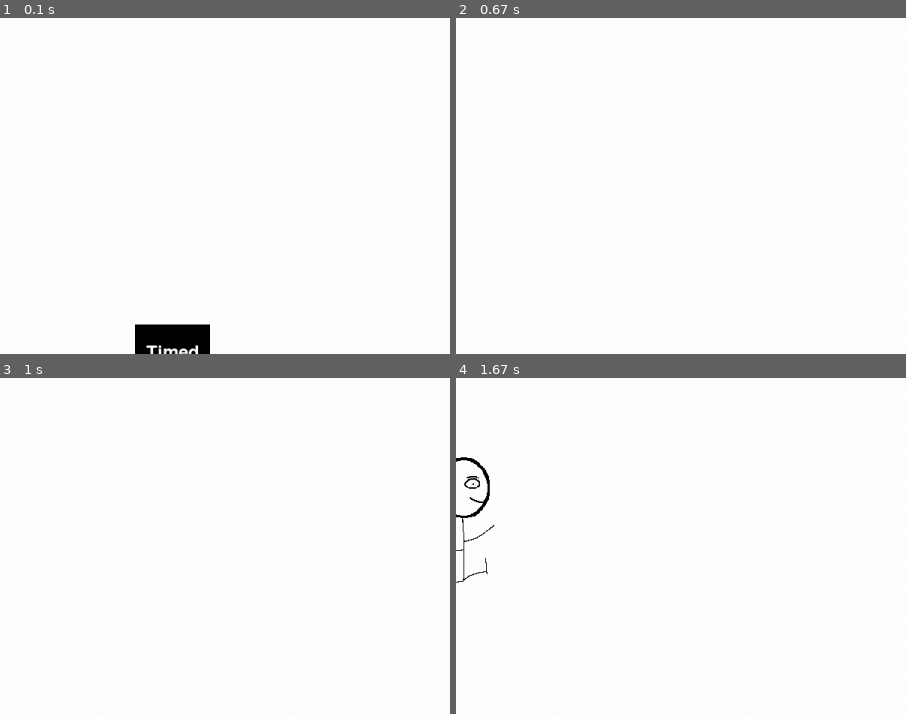
Above: before the commit, frames 1-4 (two rows, left to right).
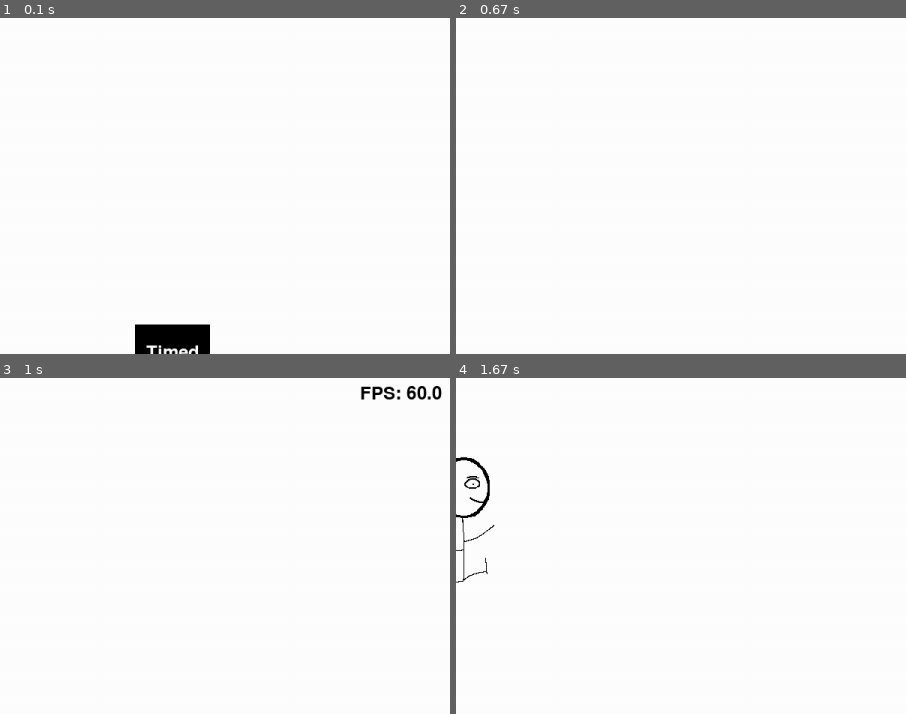
Above: after the commit, the same moments.

Repository: JoelBookey/Pygame-Fun-Run
Game: pygame game, started from main.py
The game is run twice, just before and just after one commit, with the same random seed, the same clock (stepped at 60 frames per second) and the same inputs.
Inputs:
- Up to frame 1 (0.1 s): no input
- Up to frame 2 (0.67 s): tap 1 at 0.33 s
- Up to frame 3 (1 s): tap F2 at 0.67 s
- Up to frame 4 (1.67 s): tap F2 at 1 s; hold Right from 1.33 s (still down); tap Space at 1.4 s
The pictures show only the part of the screen within x 10-60%, y 4-54%; the shares and areas given below are measured in that part.

Frames 1-2 are identical in both runs. In frame 3, 0.4% of the frame differs, in the area x 80-99%, y 2-7%; in frame 4, nothing differs.

Commit message:
Added fps counter and no more global variables

Diff:
--- a/main.py
+++ b/main.py
@@ -7,8 +7,6 @@
 class State_Machine():
 
     def __init__(self):
-        global dead
-        global has_won
 
         self.SCREEN_WIDTH = 1200
         self.SCREEN_HEIGHT = 900
@@ -107,12 +105,25 @@
         self.jumping_clock = 0
         self.dead_done = False
         self.survive_time = 0
-        dead = False
-        has_won = False
+        self.show_fps = False
+        self.clock = pygame.time.Clock()
+        self.dead = False
+        self.has_won = False
+
+    def run(self):
+
+        while True:
+            if self.dead:
+                self.game_over()
+            elif self.has_won:
+                self.win()
+            else:
+                self.normal()
+
+            pygame.display.update()
+            self.clock.tick(60)
 
     def reset(self):
-        global dead
-        global has_won
 
         self.player.y = 450
         self.player.x = 50
@@ -165,18 +176,17 @@
         self.start_time = time.time()
         self.left_pressed = False
         self.right_pressed = False
-        dead = False
+        self.dead = False
         self.jumping = False
         self.jumping_queue = False
         self.jumping_clock = 0
         self.dead_done = False
-        has_won = False
+        self.has_won = False
         self.win_done = False
         self.survive_time = 0
+        self.show_fps = False
 
     def normal(self):
-        global dead
-        global has_won
 
         if self.mode == 'timed' and len(self.enemies) < 5:
             self.enemies.append((random.choice(self.enemy_choices), random.randint(3, 5), self.number, random.randint(1, 3)))
@@ -206,7 +216,13 @@
 
                 if event.key == pygame.K_F1 and self.mode == 'survive':
                     self.enemy_group.empty()
-                    has_won = True
+                    self.has_won = True
+
+                if event.key == pygame.K_F2:
+                    if self.show_fps:
+                        self.show_fps = False
+                    else:
+                        self.show_fps = True
 
                 if event.key == pygame.K_ESCAPE:
                     self.reset()
@@ -258,12 +274,15 @@
         self.enemy_group.draw(self.screen)
         self.player_group.draw(self.screen)
 
+        if self.show_fps:
+            self.screen.blit(self.font.render('FPS: ' + str(round(self.clock.get_fps(), 2)), True, (0, 0, 0)), (self.SCREEN_WIDTH/2, 50))
+
         if self.mode == 'timed':
             self.survive_time = self.font.render(str(round(time.time() - self.start_time, 2)), True, (0, 0, 0))
             self.screen.blit(self.survive_time, (50, 50))
 
         if self.collision_check():
-            dead = True
+            self.dead = True
             self.jumping = False
             self.jumping_queue = False
             self.jumping_clock = 0
@@ -277,7 +296,7 @@
             return
 
         if not self.enemy_group.sprites():
-            has_won = True
+            self.has_won = True
             self.jumping = False
             self.jumping_queue = False
             self.jumping_queue = 0
@@ -288,10 +307,9 @@
             self.player_Y_speed = 0
             self.player_y_acc = 0
             self.player.image = self.player.images['win_left']
+            self.show_fps = True
 
     def game_over(self):
-        global dead
-        global has_won
 
         for event in pygame.event.get():
             if event.type == pygame.QUIT:
@@ -303,7 +321,7 @@
                     return
                 elif self.dead_done:
                     self.enemies = []
-                    dead = False
+                    self.dead = False
                     self.dead_done = False
                     if self.mode == 'survive':
                         self.enemies = self.enemy_generate()
@@ -537,17 +555,5 @@
 
 pygame.init()
 
-clock = pygame.time.Clock()
-
 state = State_Machine()
-
-
-while True:
-    if not dead and not has_won:
-        state.normal()
-    elif dead:
-        state.game_over()
-    elif has_won:
-        state.win()
-    pygame.display.update()
-    clock.tick(60)
+state.run()
